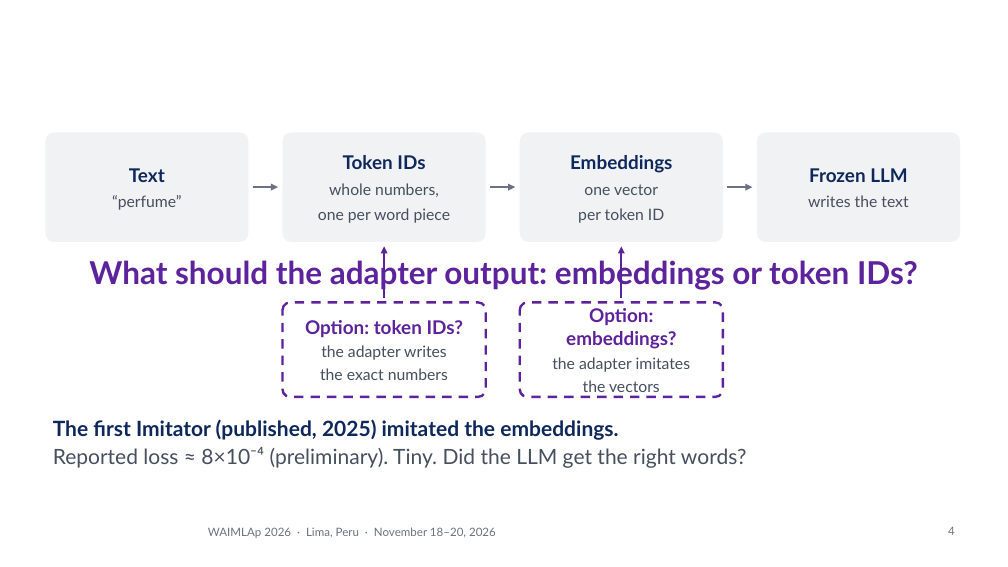
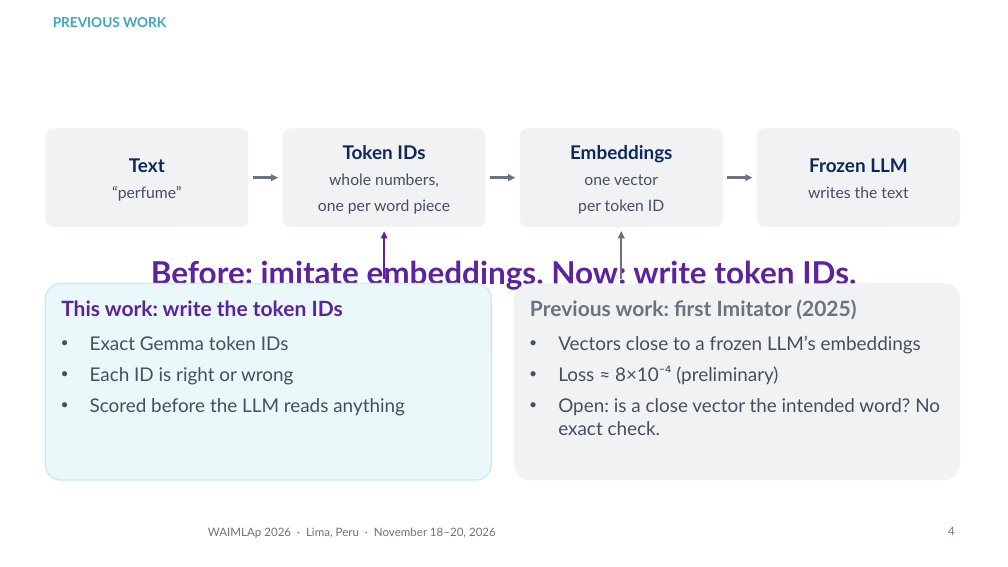
Before and after one commit to Percep3/Imitator, a slide deck: slide 4 of presentation/waimlap2026/imitator_waimlap2026.pptx. Drawn at 1008x567 pixels with LibreOffice and Linux fonts; fonts in the diff are those of the drawing; background and template pictures are left out. Boxes give left, top, right and bottom in pixels: in the first picture for what was removed or moved away, otherwise in the second. Text is boxed around its words. In the diff, an @@ line names an element or a change of style, - is before the commit and + after.

```diff
--- a/presentation/waimlap2026/imitator_waimlap2026.pptx
+++ b/presentation/waimlap2026/imitator_waimlap2026.pptx
@@ text added at <box>53,17,166,27</box>, 13 pt, text #40A6B8, bold @@
+PREVIOUS WORK
@@ rounded rectangle "Text": place and size @@
-rounded rectangle "Text" at <box>45,132,249,242</box>
+rounded rectangle "Text" at <box>45,129,249,227</box>
@@ rounded rectangle "Token IDs": place and size @@
-rounded rectangle "Token IDs" at <box>283,132,486,242</box>
+rounded rectangle "Token IDs" at <box>283,129,486,227</box>
@@ rounded rectangle "Embeddings": place and size @@
-rounded rectangle "Embeddings" at <box>520,132,724,242</box>
+rounded rectangle "Embeddings" at <box>520,129,724,227</box>
@@ rounded rectangle "Frozen LLM": place and size @@
-rounded rectangle "Frozen LLM" at <box>757,132,960,242</box>
+rounded rectangle "Frozen LLM" at <box>757,129,960,227</box>
@@ 3 arrows: place and size @@
-3 arrows at <box>253,188,752,188</box>
+3 arrows at <box>253,178,752,178</box>
@@ arrow moved from (622, 298) - (622, 247) to (384, 279) - (384, 231) @@
@@ arrow moved from (384, 298) - (384, 247) to (622, 279) - (622, 231) @@
@@ arrow (622, 279) - (622, 231): stroke #5D239C 2.25 pt to #6B7380 2.25 pt @@
@@ title at <box>151,260,359,283</box>: text changed @@
-What should the adapter output: embeddings or token IDs?
+Before: imitate embeddings. Now: write token IDs.
@@ rounded rectangle "This work: write the token ...": place and size @@
-rounded rectangle "This work: write the token ..." at <box>520,302,724,397</box>
+rounded rectangle "This work: write the token ..." at <box>45,284,492,480</box>
@@ rounded rectangle "This work: write the token ..." at <box>45,284,492,480</box>: vertical alignment middle to top; fill #FFFFFF to #EAF8F9; outline #5D239C 2.25 pt dashed to #C9ECF0 1.25 pt @@
@@ rounded rectangle "Previous work: first Imitator (2025)": place and size @@
-rounded rectangle "Previous work: first Imitator (2025)" at <box>283,302,486,397</box>
+rounded rectangle "Previous work: first Imitator (2025)" at <box>514,284,960,480</box>
@@ rounded rectangle "Previous work: first Imitator (2025)" at <box>514,284,960,480</box>: vertical alignment middle to top; fill #FFFFFF to #F1F2F4; outline #5D239C 2.25 pt dashed to none @@
@@ text in rounded rectangle at <box>61,300,405,416</box>: text changed; size 15 to 18 pt @@
-Option: embeddings?
-the adapter imitates
-the vectors
+This work: write the token IDs
+• Exact Gemma token IDs
+• Each ID is right or wrong
+• Scored before the LLM reads anything
@@ text in rounded rectangle at <box>530,300,940,435</box>: text changed; size 15 to 18 pt @@
-Option: token IDs?
-the adapter writes
-the exact numbers
+Previous work: first Imitator (2025)
+• Vectors close to a frozen LLM’s embeddings
+• Loss ≈ 8×10⁻⁴ (preliminary)
+• Open: is a close vector the intended word? No exact check.
@@ text removed at <box>53,419,747,468</box> @@
-The first Imitator (published, 2025) imitated the embeddings.
-Reported loss ≈ 8×10⁻⁴ (preliminary). Tiny. Did the LLM get the right words?
```
Also in this commit, not shown: 10 other slides changed, 1 slide added, 1 slide removed, 6 other files.
